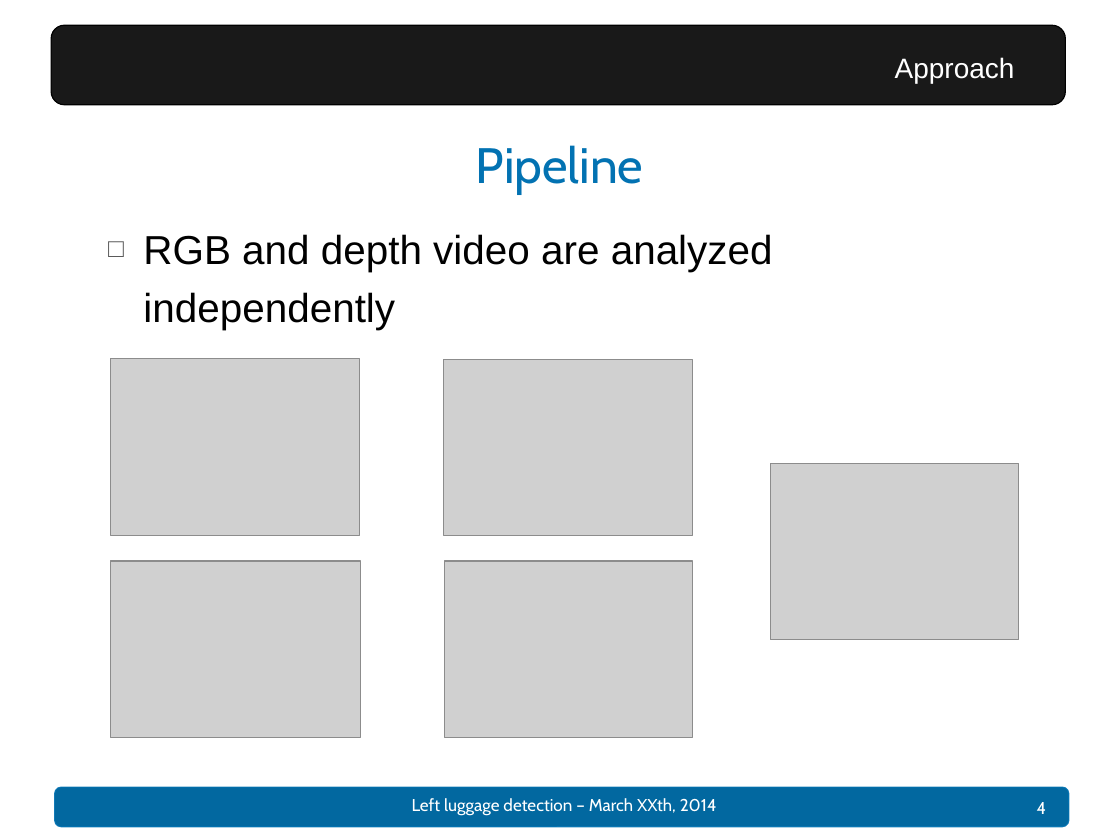
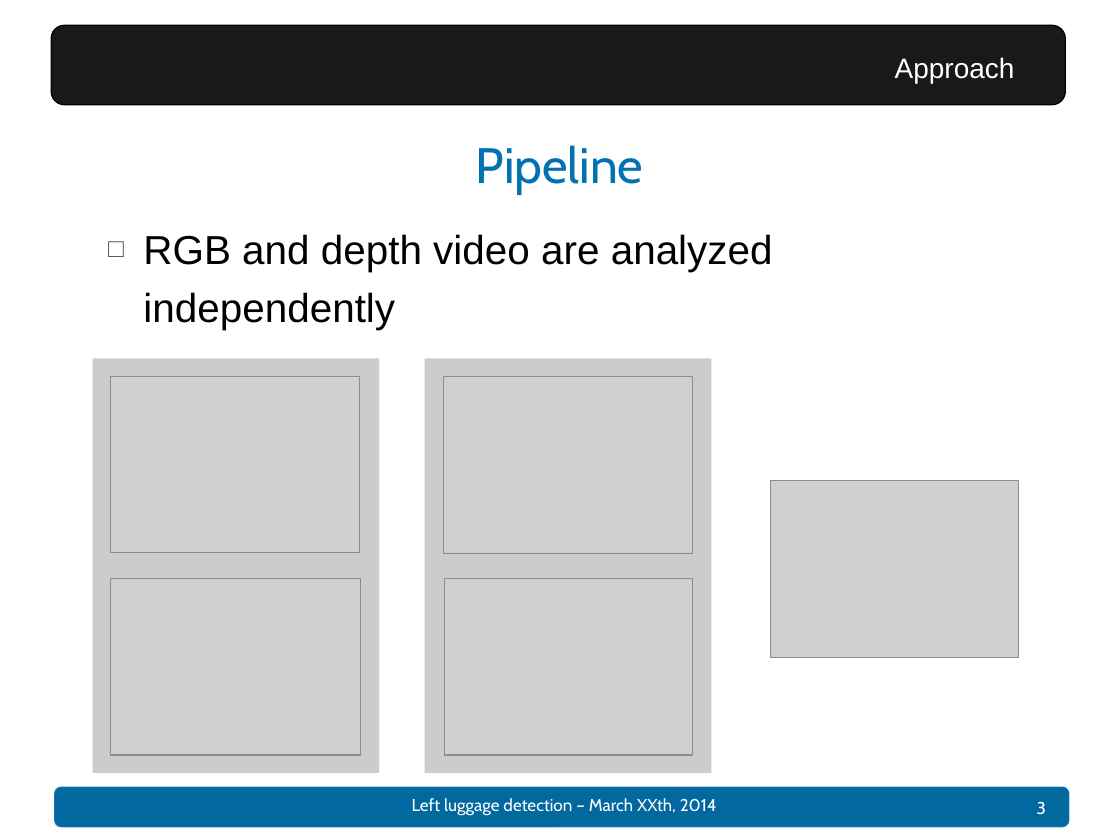
Before and after one commit to Dining-Engineers/left-luggage-detection, a slide deck: slide 3 of docs/Presentation - Left luggage detection.pptx (slide 4 before the commit). Drawn at 1120x840 pixels with LibreOffice and Linux fonts; fonts in the diff are those of the drawing; grey boxes stand for pictures; background and template pictures are left out. Boxes give left, top, right and bottom in pixels: in the first picture for what was removed or moved away, otherwise in the second. Text is boxed around its words. In the diff, an @@ line names an element or a change of style, - is before the commit and + after.

Commit message:
presentation

```diff
--- a/docs/Presentation - Left luggage detection.pptx
+++ b/docs/Presentation - Left luggage detection.pptx
@@ rectangle added at [93, 358, 380, 773], fill #CCCCCC @@
@@ rectangle added at [424, 358, 711, 773], fill #CCCCCC @@
@@ picture: place and size @@
-picture at [444, 360, 692, 535]
+picture at [444, 377, 692, 553]
@@ picture: place and size @@
-picture at [771, 464, 1019, 640]
+picture at [771, 480, 1019, 656]
@@ 3 pictures: place and size @@
-3 pictures at [110, 358, 692, 737]
+3 pictures at [110, 376, 692, 755]
@@ page number at [1037, 801, 1046, 815]: text changed @@
-4
+3
```
